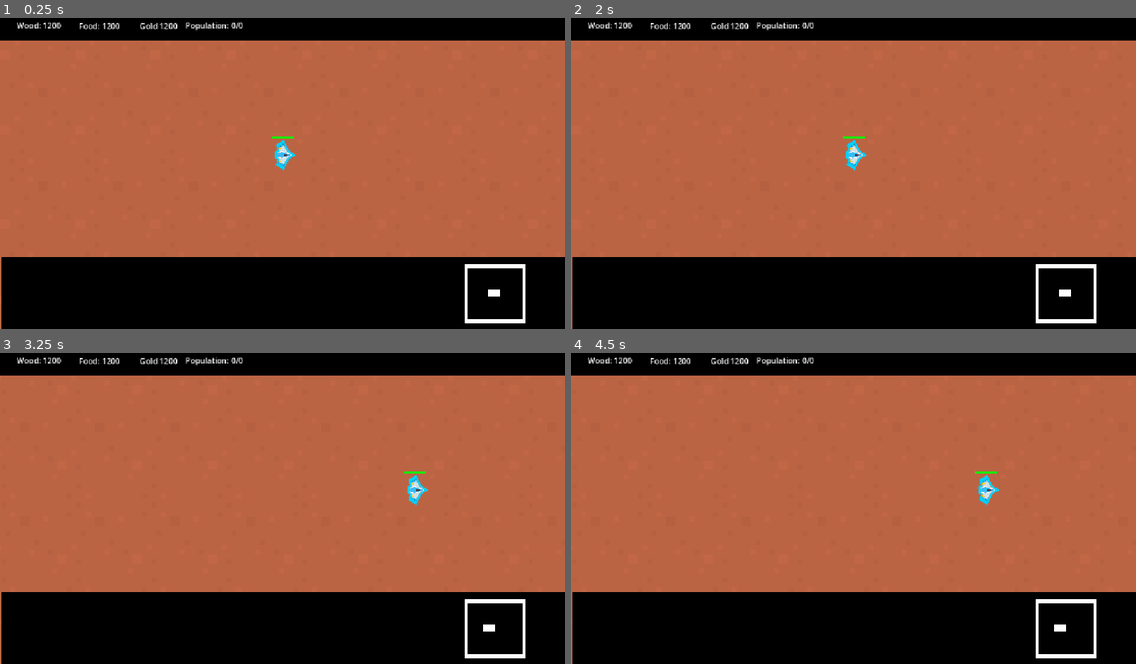
Above: before the commit, frames 1-4 (two rows, left to right).
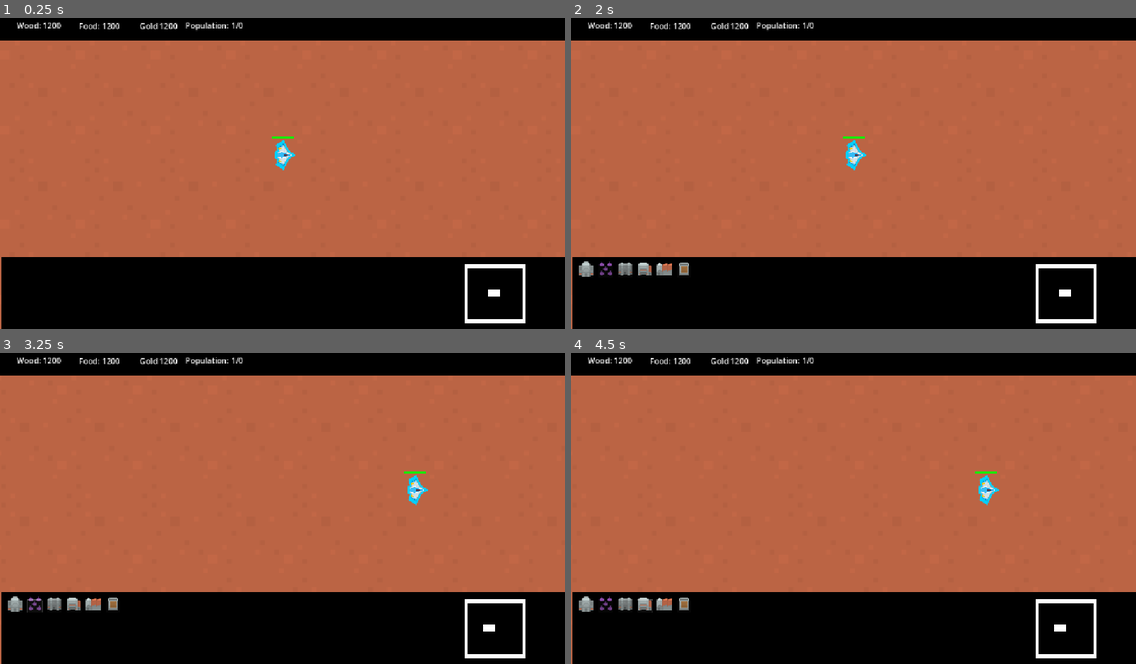
Above: after the commit, the same moments.

Repository: niamh-d/godot-rts
Game: Godot game, scene res://scenes/main/main.tscn
Same seed, same stepped clock (60 frames per second), same inputs: the game is played once before the commit and once after it.
Inputs (mouse positions are in pixels of both pictures, inside the frame that each line leads up to):
- Up to frame 1 (0.25 s): no input
- Up to frame 2 (2 s): tap Enter at 0.5 s; move the mouse to (977, 154) at 0.52 s; click (977, 154) at 0.67 s; tap Space at 1.25 s; drag from (740, 185) to (853, 154) at 1.27 s
- Up to frame 3 (3.25 s): click (16, 604) at 2.02 s; click (33, 604) at 2.77 s
- Up to frame 4 (4.5 s): click (627, 604) at 3.52 s; click (644, 604) at 4.27 s

The runs differ from the first frame. In frame 1, less than 0.1% of the frame differs, in the area x 40-42%, y 1-4%; in frame 2, 0.5%; in frame 3, 0.5%, in the area x 1-42%, y 1-84%; in frame 4, 0.5%.
Error before the commit: Parse Error: Function "generate_id()" not found in base self. (res://scenes/worker/worker.gd:47)
Error after the commit: Cannot call method 'instantiate' on a null value. (res://scenes/main/worker_build_options.gd:43)

Commit message:
worker script completed

Diff:
--- a/globals/global.gd
+++ b/globals/global.gd
@@ -26,8 +26,8 @@
 var new_worker_target_job = null
 var new_worker_target_id = null
 
-var enemy_units = 0
-var good_units = 0
+var num_enemy_units = 0
+var num_friendly_units = 0
 
 func _ready() -> void:
 	pass
@@ -57,6 +57,19 @@
 func get_max_pop_count() -> int:
 	return max_pop_count
 
+func update_pop_count(val: int) -> void:
+	pop_count += val
+
+func update_num_friendly_units(val: int) -> void:
+	num_friendly_units += val
+
+func update_num_enemy_units(val: int) -> void:
+	num_enemy_units += val
+
+func increment_food_count(amount: int) -> void:
+	var new_val = food_count + amount
+	food_count = new_val if new_val >= 0 else 0
+
 func increment_wood_count(amount: int) -> void:
 	var new_val = wood_count + amount
 	wood_count = new_val if new_val >= 0 else 0
@@ -78,5 +91,5 @@
 	new_worker_target_job = null
 	new_worker_target_id = null
 
-	enemy_units = 0
-	good_units = 0
+	num_enemy_units = 0
+	num_friendly_units = 0
--- a/scenes/main/game_objects.gd
+++ b/scenes/main/game_objects.gd
@@ -31,7 +31,7 @@
 			var q = PhysicsShapeQueryParameters2D.new()
 			q.shape = select_rect
 			q.collision_mask = 2
-			q.transform = Transform2D(0, (drag_end - drag_start) / 2)
+			q.transform = Transform2D(0, (drag_end + drag_start) / 2)
 			selected_arr = space.intersect_shape(q)
 			for item in selected_arr:
 				item.collider.selected = true
--- a/scenes/worker/worker.gd
+++ b/scenes/worker/worker.gd
@@ -1,14 +1,18 @@
 extends CharacterBody2D
 
+@export var default_speed := 150
 @export var speed := 150
 @export var laser: PackedScene
+@export var pursuit_speed := 150
 
 @onready var nav_agent := $NavigationAgent2D as NavigationAgent2D
 @onready var back_sprite: Sprite2D = $Body/backSprite
 @onready var area_2d: Area2D = $Area2D
 @onready var animation_player: AnimationPlayer = $AnimationPlayer
 @onready var timer_still_too_long: Timer = $TimerStillTooLong
-@onready var body: Node2D = $Body
+@onready var timer_shoot: Timer = $TimerShoot
+@onready var worker_body: Node2D = $Body
+@onready var progress_bar: ProgressBar = $ProgressBar
 
 var target_radius = 10
 var av: Vector2 = Vector2.ZERO
@@ -40,11 +44,10 @@
 	set = set_target
 
 func _ready() -> void:
-	Global.good_units += 1
-	Global.pop_count += 1
-
-	var chars = 'abcdefghijklmnopqrstuvwxyz'
-	new_id = generate_id(chars, 10)
+	Global.update_num_friendly_units(1)
+	Global.update_pop_count(1)
+
+	new_id = generate_id(10)
 	add_to_group("unit")
 
 func _physics_process(delta: float) -> void:
@@ -90,22 +93,100 @@
 		&& target == null):
 			using_worker_tools = false
 			find_closest_target_for_job()
-			reset_stand_still_timer()
-
-	check_if_no_more_resources_for_job()
+			reset_stand_still_time()
+
+	check_if_no_more_resources_for_jobs()
 
 	if velocity != Vector2(0,0):
-		body.look_at(nav_agent.get_next_path_position())
+		worker_body.look_at(nav_agent.get_next_path_position())
+
+	if job_attack_building && target != null:
+		var distance_to_enemy = (target - global_position).length()
+
+		if distance_to_enemy <= 70:
+			worker_body.look_at(target_middle_of_enemy)
+			speed = 0
+			if is_able_to_shoot:
+				is_able_to_shoot = false
+				timer_shoot.start()
+				var new_laser = laser.instantiate()
+				new_laser.is_good_laser = true
+				add_sibling(new_laser)
+				new_laser.position = worker_body.global_position
+				new_laser.look_at(target_middle_of_enemy)
+				new_laser.owner_id = new_id
+
+			find_enemy()
+		else:
+			find_enemy()
+			speed = pursuit_speed
+
+	progress_bar.value = health
+
+	if health <= 0:
+		Global.update_num_friendly_units(-1)
+		Global.update_pop_count(-1)
+		queue_free()
+
+func increment_health(val: int) -> void:
+	var new_val = health + val
+	health = new_val if new_val >= 0 else 0
+
+func find_closest_side_of_tile() -> void:
+	if (target != null
+	&& target.x < self.position.x
+	&& target.y < self.position.y):
+		target.x = target.x + 40
+		target.y = target.y + 40
+
+	if (target != null
+	&& target.x < self.position.x
+	&& target.y > self.position.y):
+		target.x = target.x + 40
+		target.y = target.y - 40
+
+	if (target != null
+	&& target.x > self.position.x
+	&& target.y < self.position.y):
+		target.x = target.x - 40
+		target.y = target.y + 40
+
+	if (target != null
+	&& target.x > self.position.x
+	&& target.y > self.position.y):
+		target.x = target.x - 40
+		target.y = target.y - 40
+
+func find_enemy() -> void:
+	var all_enemies = get_tree().get_nodes_in_group("enemy")
+	var targeted_enemy_is_found := false
+
+	for en in all_enemies:
+		if en.new_id == target_id:
+			target = en.position
+			target_middle_of_enemy = target
+			find_closest_side_of_tile()
+			targeted_enemy_is_found = true
+
+	if !targeted_enemy_is_found:
+		job_attack_building == false
+		target = null
+		target_id = null
+		turn_off_all_jobs()
 
 func check_jobs_wood_gold_farm() -> bool:
 	return (job_cutting_wood || job_mining_gold || job_farming_farm)
 
 func turn_off_all_jobs() -> void:
+	target_id = null
 	job_attack_building = false
 	job_attack_unit = false
 	job_building = false
 	job_cutting_wood = false
 	job_mining_gold = false
+	job_farming_farm = false
+	using_worker_tools = false
+	speed = default_speed
 
 func set_selected(val) -> void:
 	selected = val
@@ -141,7 +222,7 @@
 		velocity = position.direction_to(target)
 		var dir = to_local(nav_agent.get_next_path_position()).normalized()
 		velocity = dir * speed
-		if position.direction_to(target) < target_radius:
+		if position.distance_to(target) < target_radius:
 			target = null
 	av = avoid()
 	velocity = (velocity + av * avoid_weight).normalized() * speed
@@ -153,3 +234,139 @@
 
 	move_and_slide()
 	var next_path_position = nav_agent.get_next_path_position()
+
+func reset_gathered_resources() -> void:
+	gold_gathered = 0
+	wood_gathered = 0
+	food_gathered = 0
+
+func get_to_work(area: Area2D) -> void:
+	using_worker_tools = true
+	worker_body.look_at(area.position)
+
+func _on_area_2d_area_entered(area: Area2D) -> void:
+	if (area.is_in_group("built_building")
+	&& job_building):
+		using_worker_tools = false
+		find_closest_target_for_job()
+		reset_stand_still_time()
+		return
+
+	if check_jobs_wood_gold_farm() && area.is_in_group("town_center"):
+		Global.increment_wood_count(wood_gathered)
+		Global.increment_gold_count(gold_gathered)
+		Global.increment_food_count(food_gathered)
+
+		reset_gathered_resources()
+		worker_body.look_at(area.position)
+		go_back_to_resource_source()
+
+	if (area.id == target_id
+	&& (area.is_in_group("unbuilt_building")
+	&& job_building) || (area.is_in_group("tree")
+	&& job_cutting_wood) || (area.is_in_group("gold")
+	&& job_mining_gold) || (area.is_in_group("farm")
+	&& job_farming_farm)):
+		get_to_work(area)
+
+	if area.is_in_group("enemy_laser"):
+		increment_health(-1)
+
+		if target_id != area.owners_id:
+			turn_off_all_jobs()
+			job_attack_building = true
+			job_attack_unit = true
+			target_id = area.owners_id
+			worker_body.look_at(area.position)
+			var all_enemies = get_tree().get_nodes_in_group("enemy")
+			for en in all_enemies:
+				if en.new_id == target_id:
+					target = en.position
+					target_middle_of_enemy = target
+
+		area.queue_free()
+
+func reset_stand_still_time() -> void:
+	timer_still_too_long.start()
+
+func set_all_nodes() -> Array:
+	var nodes: Array = []
+	if job_building:
+		nodes = get_tree().get_nodes_in_group("unbuilt_building")
+	if job_cutting_wood:
+		nodes = get_tree().get_nodes_in_group("tree")
+	if job_mining_gold:
+		nodes = get_tree().get_nodes_in_group("gold")
+	if job_farming_farm:
+		nodes = get_tree().get_nodes_in_group("farm")
+	if job_attack_building:
+		nodes = get_tree().get_nodes_in_group("enemy")
+
+	return nodes
+
+func find_closest_target_for_job() -> void:
+	var shortest_distance = INF
+	var closest_job
+	var all_jobs: Array = []
+
+	all_jobs = set_all_nodes()
+
+	for job in all_jobs:
+		var distance = job.global_position.distance_to(position)
+		if distance < shortest_distance:
+			closest_job = job.position
+			shortest_distance = distance
+			target_id = job.new_id
+			target = closest_job
+
+			if !job_farming_farm:
+				find_closest_side_of_tile()
+
+func find_closest_drop_off_spot() -> void:
+	var shortest_distance = INF
+	var closest_drop_off
+	var all_drop_offs: Array = []
+
+	all_drop_offs = get_tree().get_nodes_in_group("town_center")
+
+	for drop in all_drop_offs:
+		var distance = drop.global_position.distance_to(position)
+		if distance < shortest_distance:
+			closest_drop_off = drop.position
+			shortest_distance = distance
+			target = closest_drop_off
+
+func go_back_to_resource_source() -> void:
+	var shortest_distance = INF
+	var all_resources: Array = []
+
+	all_resources = set_all_nodes()
+
+	for resource in all_resources:
+		var distance = resource.global_position.distance_to(position)
+		if resource.new_id == target_id:
+			target = resource.position
+			if !job_farming_farm:
+				find_closest_side_of_tile()
+
+func check_if_no_more_resources_for_jobs() -> void:
+	var shortest_distance = INF
+	var all_resources: Array = []
+
+	all_resources = set_all_nodes()
+
+	if all_resources.size() == 0:
+		turn_off_all_jobs()
+
+func _on_timer_shoot_timeout() -> void:
+	is_able_to_shoot = true
+
+func generate_id(length) -> String:
+	var chars = 'abcdefghijklmnopqrstuvwxyz'
+	var id: String
+	var n_chars = len(chars)
+
+	for i in range(length):
+		id += chars[randi() % n_chars]
+
+	return id
--- a/scenes/worker/worker.tscn
+++ b/scenes/worker/worker.tscn
@@ -133,7 +133,6 @@
 motion_mode = 1
 safe_margin = 5.0
 script = ExtResource("1_chkxc")
-speed = null
 
 [node name="Body" type="Node2D" parent="."]
 
@@ -205,3 +204,6 @@
 libraries = {
 "": SubResource("AnimationLibrary_b86n7")
 }
+
+[connection signal="area_entered" from="Area2D" to="." method="_on_area_2d_area_entered"]
+[connection signal="timeout" from="TimerShoot" to="." method="_on_timer_shoot_timeout"]
